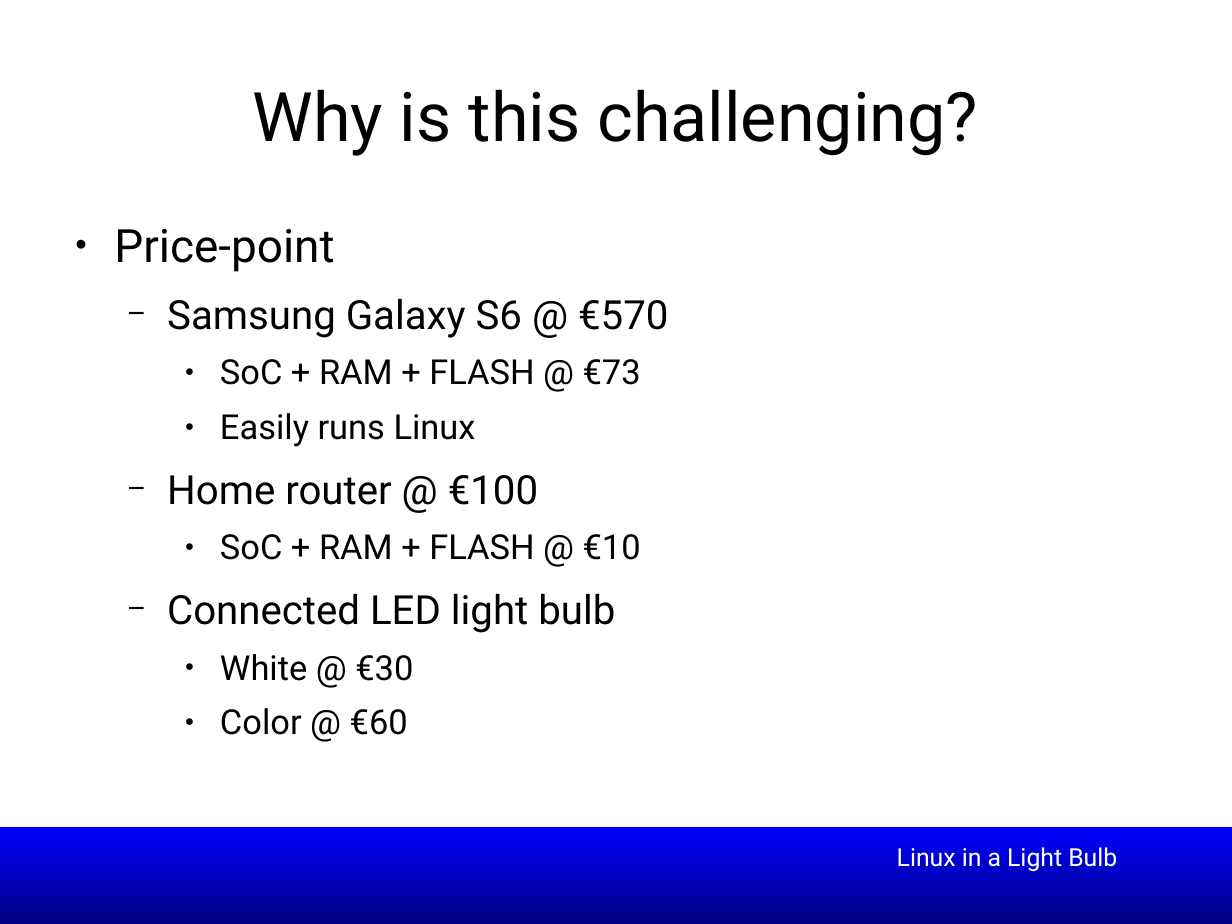
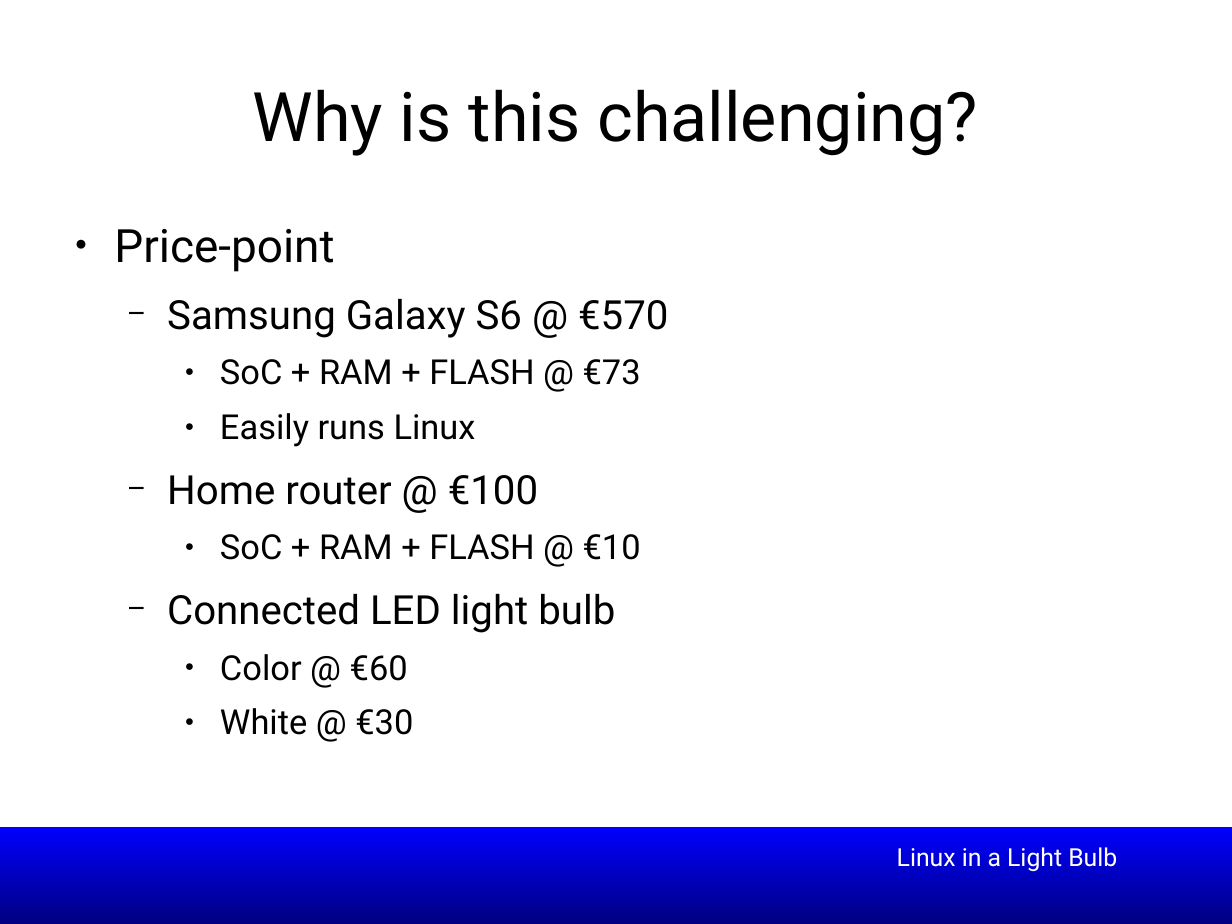
Before and after one commit to smipi1/elce2015, a slide deck: slide 21 of presentations/Linux_In_a_Lightbulb-Where_are_we_on_tinification-ELCE2015.odp. Drawn at 1232x924 pixels with LibreOffice and Linux fonts; fonts in the diff are those of the drawing; background and template pictures are left out. Boxes give left, top, right and bottom in pixels: in the first picture for what was removed or moved away, otherwise in the second. Text is boxed around its words. In the diff, an @@ line names an element or a change of style, - is before the commit and + after.

```diff
--- a/presentations/Linux_In_a_Lightbulb-Where_are_we_on_tinification-ELCE2015.odp
+++ b/presentations/Linux_In_a_Lightbulb-Where_are_we_on_tinification-ELCE2015.odp
@@ text at [220, 654, 408, 681]: paragraph added @@
+    ● Color @ €60
@@ text at [220, 708, 408, 735]: paragraph removed @@
-    ● Color @ €60
```
Also in this commit, not shown: 3 other slides changed, 1 slide added.
